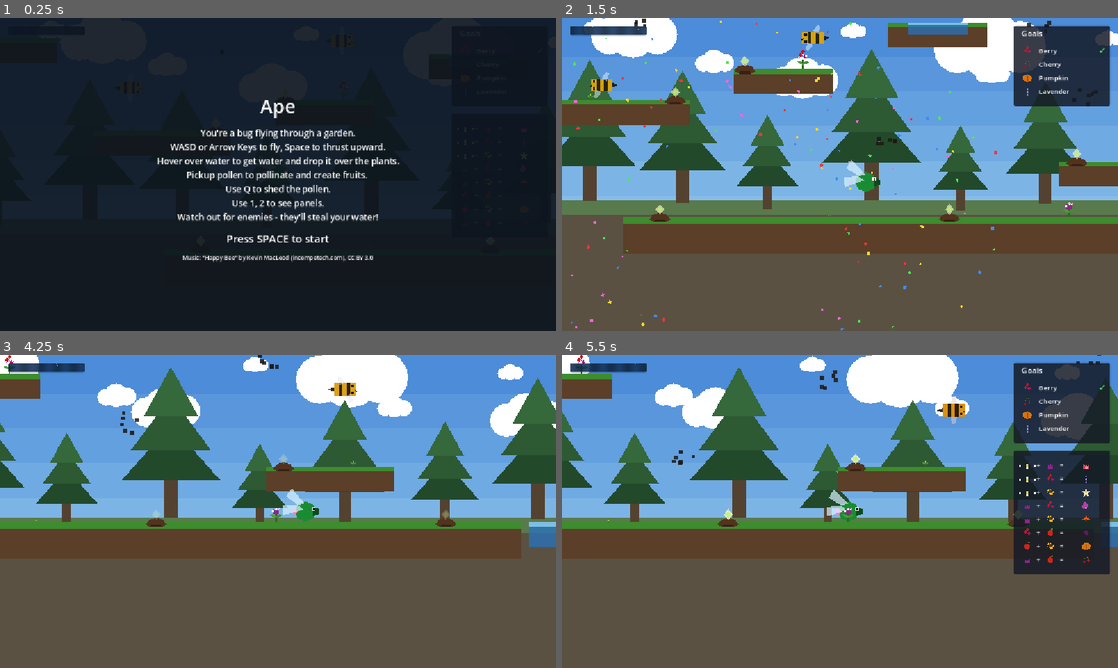
Above: before the commit, frames 1-4 (two rows, left to right).
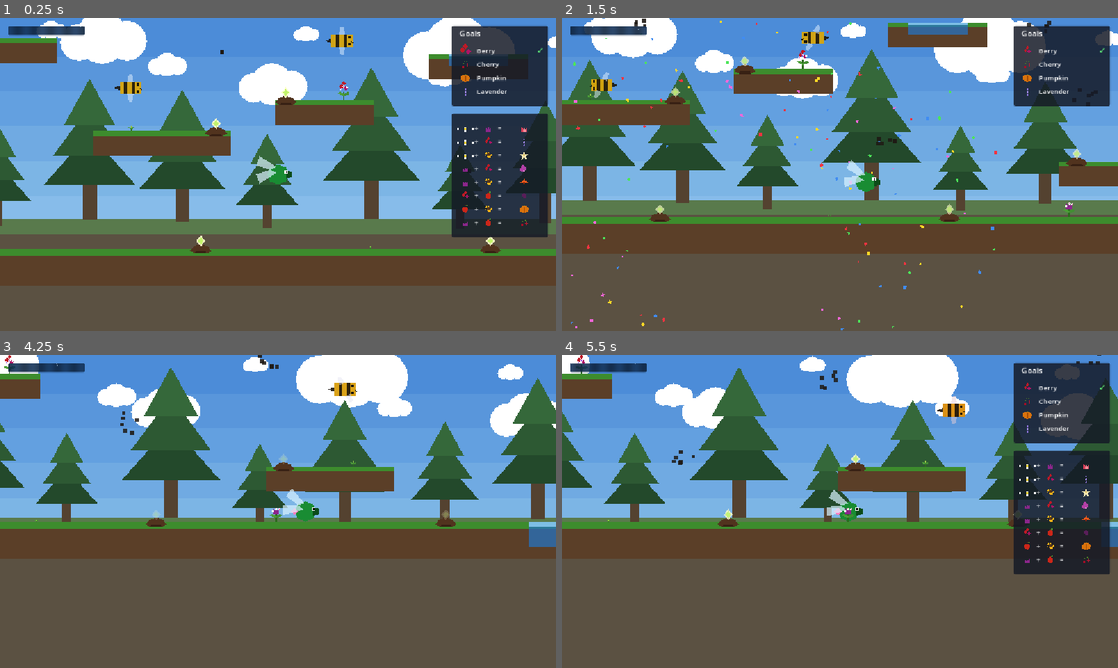
Above: after the commit, the same moments.

Repository: AntonioDrusin/ape
Game: Godot game, scene res://scenes/main.tscn
Same seed, same stepped clock (60 frames per second), same inputs: the game is played once before the commit and once after it.
Inputs:
- Up to frame 1 (0.25 s): no input
- Up to frame 2 (1.5 s): tap Space (use_proboscis) at 0.5 s; hold D (move_right) from 0.53 s (still down); tap Q (shed_pollen) at 0.6 s; tap Enter (ui_accept) at 0.77, 1.07 s; tap 1 (toggle_combo_chart) at 1.35 s
- Up to frame 3 (4.25 s): tap Enter (ui_accept) at 1.52, 1.82, 3.02, 3.32, 3.77, 4.07 s; release D (move_right) at 2.03 s; hold A (move_left) 2.03-2.78 s; hold 2 (toggle_goal_panel) 2.03-2.78 s; hold D (move_right) from 2.78 s (still down); tap Space (use_proboscis) at 2.85 s; tap Q (shed_pollen) at 3.6 s
- Up to frame 4 (5.5 s): release D (move_right) at 4.28 s; hold A (move_left) 4.28-5.03 s; tap 1 (toggle_combo_chart) at 4.35 s; tap Enter (ui_accept) at 4.52, 4.82 s; hold D (move_right) from 5.03 s (still down); hold 2 (toggle_goal_panel) from 5.03 s (still down)

The runs differ from the first frame. In frame 1, 96% of the frame differs, in the area x 0-100%, y 0-100%; in frame 2, 1.3%; in frame 3, 0.3%; in frame 4, less than 0.1%.

Commit message:
Wider ground

Diff:
--- a/ape/godot/scenes/main.tscn
+++ b/ape/godot/scenes/main.tscn
@@ -28,10 +28,11 @@
 [node name="HUD" parent="." unique_id=1979802882 instance=ExtResource("5")]
 
 [node name="IntroScreen" parent="." unique_id=698040683 instance=ExtResource("10")]
+visible = false
 
 [node name="Ground" parent="." unique_id=1801489785 instance=ExtResource("1")]
-position = Vector2(300, 420)
-scale = Vector2(7, 1.5)
+position = Vector2(391, 420.00003)
+scale = Vector2(13, 1.5)
 
 [node name="Platform1" parent="." unique_id=915236013 instance=ExtResource("1")]
 position = Vector2(-150, 260)
Not shown, added: ape/godot/scripts/parallax_autoscroll.gd.uid
